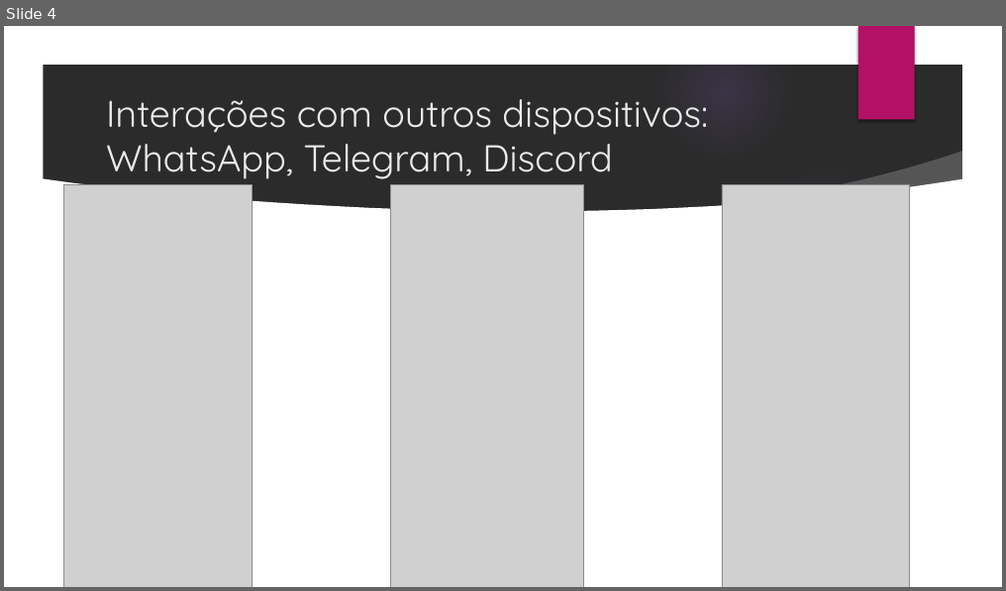
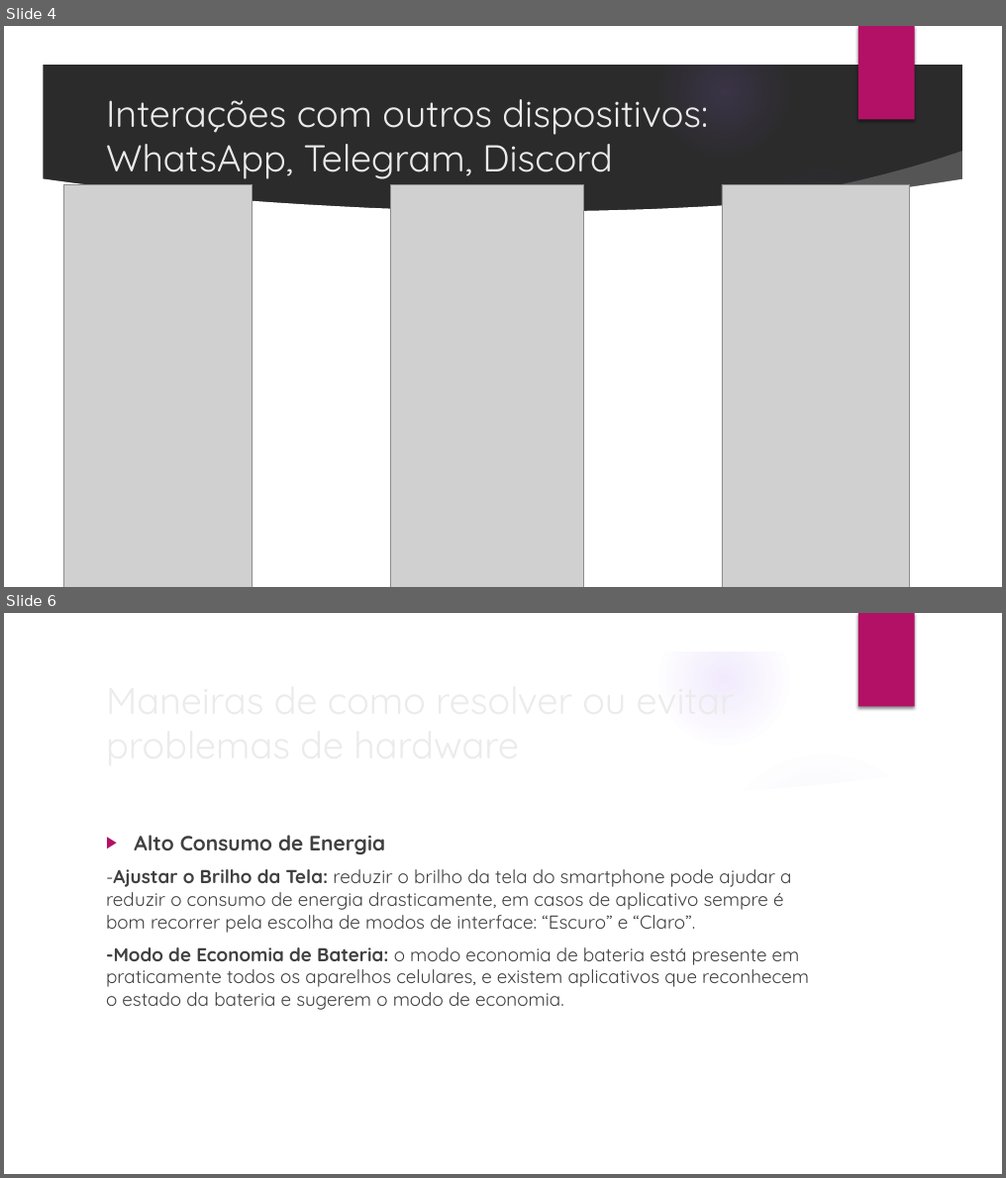
Before and after one commit to Dundied/programacao-mobile, a slide deck: ed-01/CurrentProblemsInExistentApps.pptx. Shown one above the other, each under a label of ours: slide 4 before the commit, slides 4 and 6 after it; the slides between them are not shown. The pictures are 1006x591 and 1006x1178 pixels, drawn with LibreOffice and Linux fonts; fonts in the diff are those of the drawing; grey boxes stand for pictures; background and template pictures are left out; a plain dark background stands for a picture behind light text. Boxes give left, top, right and bottom in pixels: in the first picture for what was removed or moved away, otherwise in the second. Text is boxed around its words. In the diff, an @@ line names an element or a change of style, - is before the commit and + after.

```diff
--- a/ed-01/CurrentProblemsInExistentApps.pptx
+++ b/ed-01/CurrentProblemsInExistentApps.pptx
@@ slide 6 added at [4, 613, 1002, 1174], background picture (left out); not listed: 9 template elements that a slide beside it also shows @@
@@ title added at [98, 692, 816, 750], 36 pt, text #EBEBEB @@
+Maneiras de como resolver ou evitar problemas de hardware
@@ text added at [106, 835, 809, 1010], 18 pt, text #404040 @@
+▶ Alto Consumo de Energia
+-Ajustar o Brilho da Tela: reduzir o brilho da tela do smartphone pode ajudar a reduzir o consumo de energia drasticamente, em casos de aplicativo sempre é bom recorrer pela escolha de modos de interface: “Escuro” e “Claro”.
+-Modo de Economia de Bateria: o modo economia de bateria está presente em praticamente todos os aparelhos celulares, e existem aplicativos que reconhecem o estado da bateria e sugerem o modo de economia.
```
Also in this commit, not shown: 1 slide changed, 3 other slides added, 1 other file.
